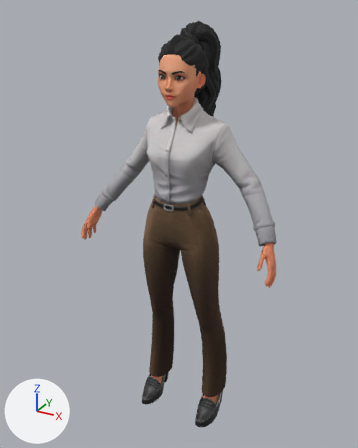
A saved change to the glTF model public/models/ciudadano.glb.
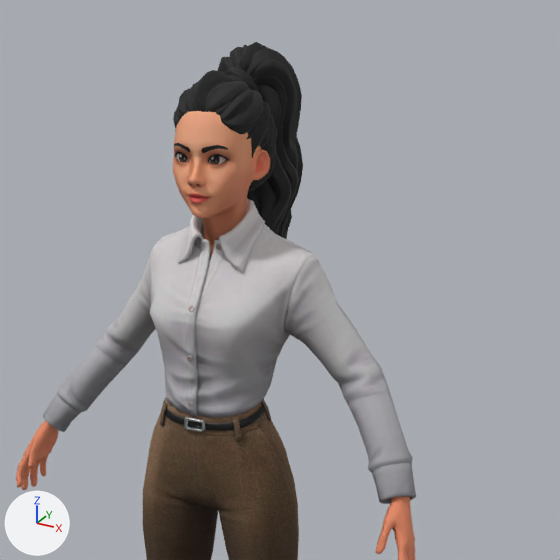
Old and new are each drawn whole from a camera (50 mm lens) standing at (0.946, -1.777, 1.873) and looking at (-0.045, 0.025, 0.972) and again close up on the part from 21% to 97% of the width and 0% to 61% of the height. The axes (+X, +Y, +Z) are drawn at lower left. The lights are the same throughout. The last two pictures show the newer version. Vertices at exactly the same position are counted once.

The scene before the commit, as lines of its bpy script (objects in view):
```python
me_wolf3d_hair = bpy.data.meshes.new('Wolf3D_Hair')
me_wolf3d_hair.from_pydata(...)  # 1365 vertices, 2699 faces; spans x -0.1..0.093, y -0.12..0.215, z 1.269..1.821
me_wolf3d_hair.materials.append(mat_wolf3d_hair)
me_wolf3d_head = bpy.data.meshes.new('Wolf3D_Head')
me_wolf3d_head.from_pydata(...)  # 2060 vertices, 4094 faces; spans x -0.095..0.095, y -0.148..0.056, z 1.432..1.743
me_wolf3d_head.materials.append(mat_wolf3d_skin)  # picture img_basecolor_001
me_wolf3d_outfit_top = bpy.data.meshes.new('Wolf3D_Outfit_Top')
me_wolf3d_outfit_top.from_pydata(...)  # 1335 vertices, 2592 faces; spans x -0.438..0.438, y -0.16..0.083, z 0.998..1.545
me_wolf3d_outfit_top.materials.append(mat_wolf3d_outfit_top)
ob_wolf3d_hair = bpy.data.objects.new('Wolf3D_Hair', me_wolf3d_hair)
ob_wolf3d_hair.location = (0.0, 0.0, 0.0)
ob_wolf3d_head = bpy.data.objects.new('Wolf3D_Head', me_wolf3d_head)
ob_wolf3d_head.location = (0.0, 0.0, 0.0)
ob_wolf3d_outfit_top = bpy.data.objects.new('Wolf3D_Outfit_Top', me_wolf3d_outfit_top)
ob_wolf3d_outfit_top.location = (0.0, 0.0, 0.0)
# also in view: 'Wolf3D_Body' at (0.0, -0.046, 0.561); 'Wolf3D_Outfit_Bottom' at (0.0, -0.023, 0.635)
```
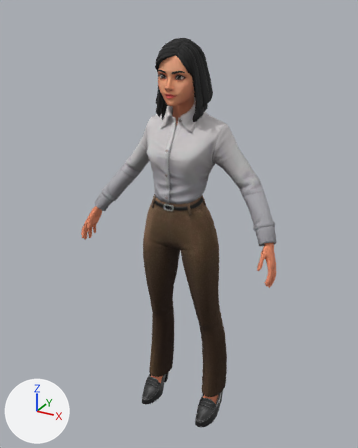
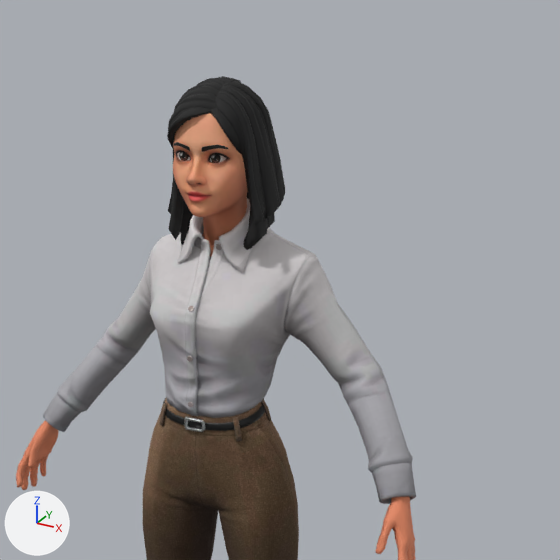
Diff of the bpy script that builds the scene:
```diff
--- a/public/models/ciudadano.glb.py
+++ b/public/models/ciudadano.glb.py
@@ me_wolf3d_head @@
 # used by ob_wolf3d_head; location = (0.0, 0.0, 0.0)
-me_wolf3d_head.from_pydata(...)  # 2060 vertices, 4094 faces; spans x -0.095..0.095, y -0.148..0.056, z 1.432..1.743
+me_wolf3d_head.from_pydata(...)  # 2060 vertices, 4094 faces; spans x -0.093..0.093, y -0.151..0.055, z 1.432..1.743
+# me_wolf3d_head part 1: 1834 of 2060 vertices moved; they spanned x -0.095..0.095, y -0.148..0.05, z 1.504..1.723 and now span x -0.093..0.093, y -0.151..0.049, z 1.504..1.724; mean shift (0.0, 0.0, 0.002); largest move (0.0, -0.048, 1.534) -> (0.0, -0.045, 1.547)
 me_wolf3d_head.materials.append(mat_wolf3d_skin)
@@ me_wolf3d_hair @@
 # used by ob_wolf3d_hair; location = (0.0, 0.0, 0.0)
-me_wolf3d_hair.from_pydata(...)  # 1365 vertices, 2699 faces; spans x -0.1..0.093, y -0.12..0.215, z 1.269..1.821
+me_wolf3d_hair.from_pydata(...)  # 705 vertices, 1378 faces; spans x -0.122..0.113, y -0.143..0.099, z 1.45..1.764
+# me_wolf3d_hair part 2: the loose piece of 395 vertices spanning x -0.094..0.093, y -0.12..0.079, z 1.545..1.777 is rebuilt with 705 vertices and now spans x -0.122..0.113, y -0.143..0.099, z 1.45..1.764
+# me_wolf3d_hair part 3: 970 vertices removed from x -0.1..0.087, y 0.003..0.215, z 1.269..1.821
 me_wolf3d_hair.materials.append(mat_wolf3d_hair)
```

Where the change shows, as pixel boxes [x1, y1, x2, y2] in the close-ups (560 x 560 px; the box of a moved part takes in the faces that stretch with it):
'Wolf3D_Hair', reshaped: before [173, 42, 303, 239]; after [167, 76, 285, 250]
'Wolf3D_Head', reshaped: before [173, 111, 270, 257]; after [173, 113, 248, 257]
part 1 of me_wolf3d_head, moved or reshaped: before [173, 111, 270, 224]; after [173, 113, 248, 224]
part 2 of me_wolf3d_hair, rebuilt (12% wider, 42% taller): before [173, 70, 278, 192]; after [167, 76, 285, 250]
part 3 of me_wolf3d_hair, deleted: before [217, 42, 303, 239]
